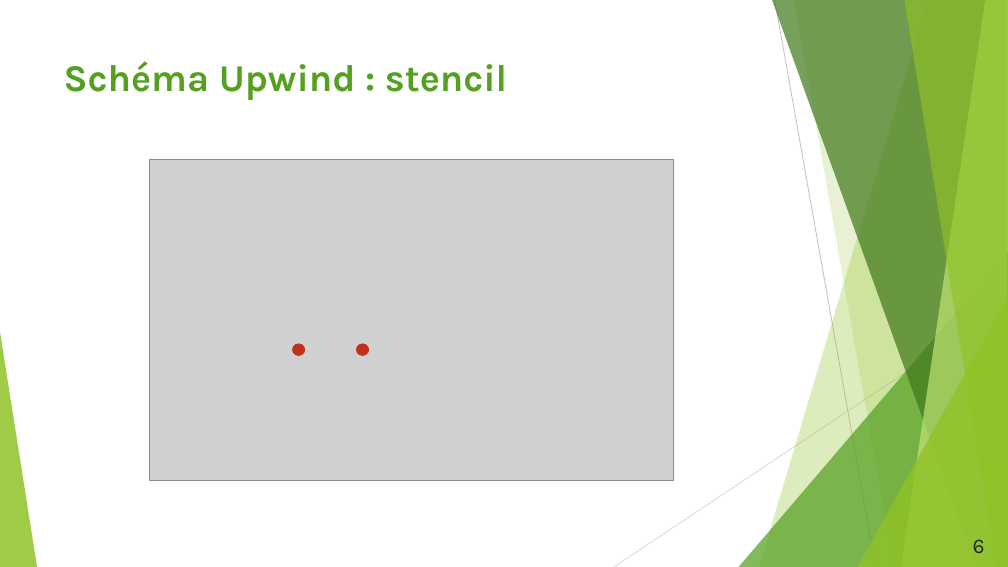
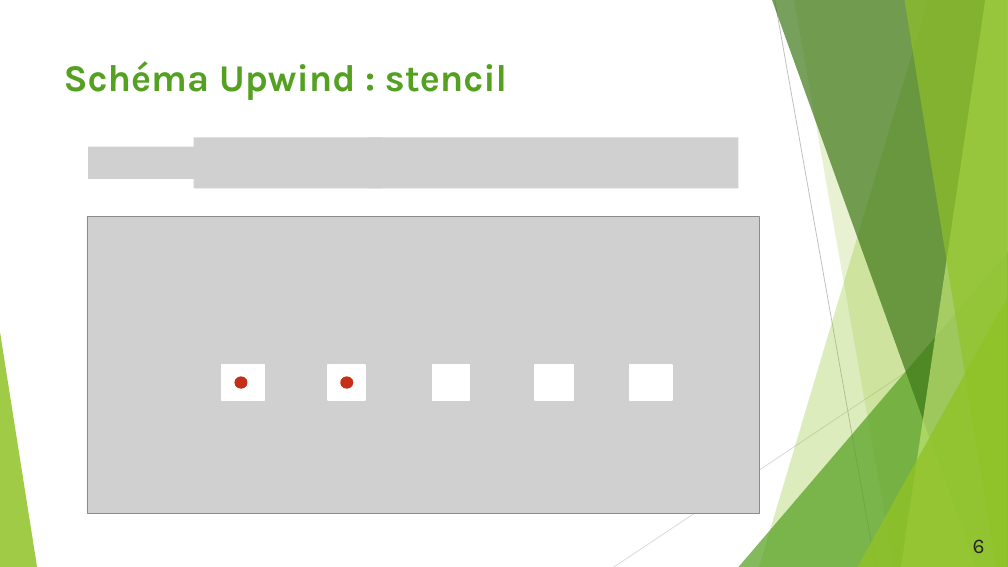
Before and after one commit to duynslaeger/projet_simulation_physique_Swift_Hohenberg, a slide deck: slide 6 of Présentation_LPHYS1303.pptx. Drawn at 1008x567 pixels with LibreOffice and Linux fonts; fonts in the diff are those of the drawing; grey boxes stand for pictures. Boxes give left, top, right and bottom in pixels: in the first picture for what was removed or moved away, otherwise in the second. Text is boxed around its words. In the diff, an @@ line names an element or a change of style, - is before the commit and + after.

```diff
--- a/Présentation_LPHYS1303.pptx
+++ b/Présentation_LPHYS1303.pptx
@@ picture added at <box>88,147,205,179</box> @@
@@ picture added at <box>194,138,383,189</box> @@
@@ picture added at <box>368,138,739,189</box> @@
@@ picture: place and size @@
-picture at <box>150,160,674,480</box>
+picture at <box>88,216,759,513</box>
@@ rectangle added at <box>222,365,265,401</box>, fill #FFFFFF, outline #FFFFFF 1.5 pt @@
@@ ellipse: place and size @@
-ellipse at <box>293,344,304,355</box>
+ellipse at <box>235,377,247,388</box>
@@ rectangle added at <box>328,365,365,401</box>, fill #FFFFFF, outline #FFFFFF 1.5 pt @@
@@ ellipse: place and size @@
-ellipse at <box>357,344,368,355</box>
+ellipse at <box>341,377,352,388</box>
@@ rectangle added at <box>433,365,470,401</box>, fill #FFFFFF, outline #FFFFFF 1.5 pt @@
@@ rectangle added at <box>535,365,574,401</box>, fill #FFFFFF, outline #FFFFFF 1.5 pt @@
@@ rectangle added at <box>630,365,673,401</box>, fill #FFFFFF, outline #FFFFFF 1.5 pt @@
```
Also in this commit, not shown: 3 other slides changed, 2 slides added, 2 other files.
